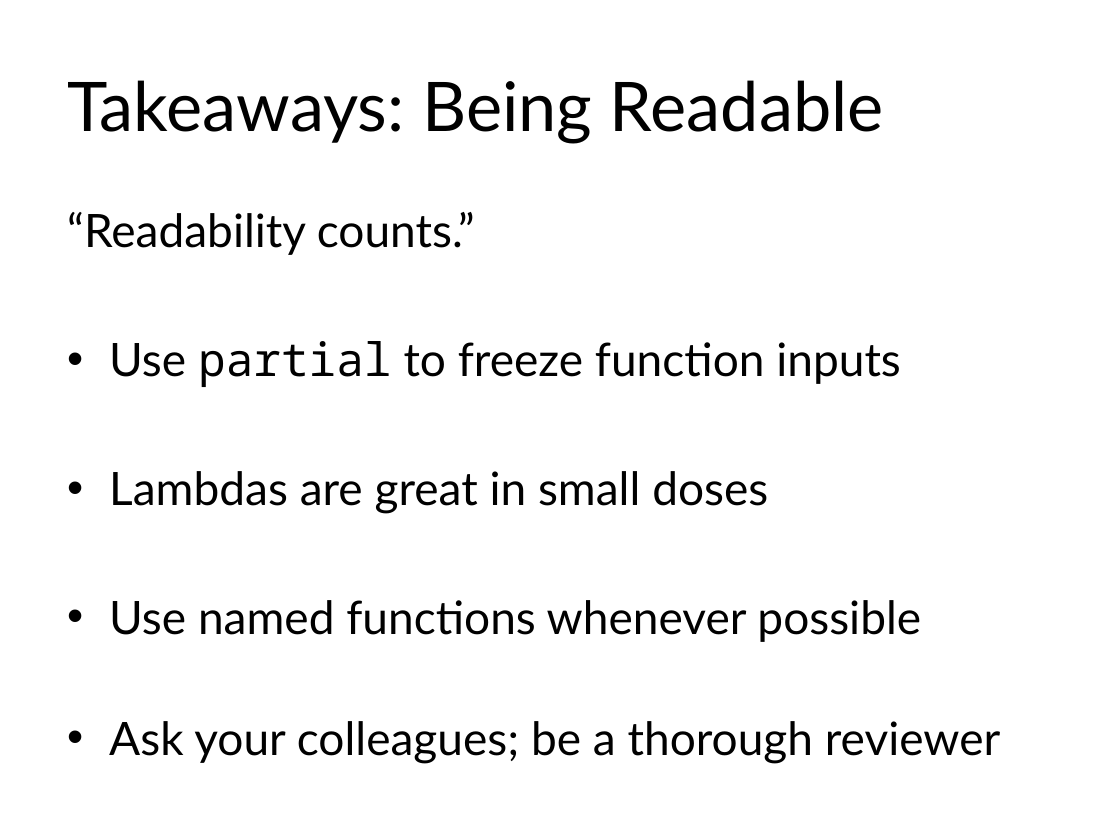
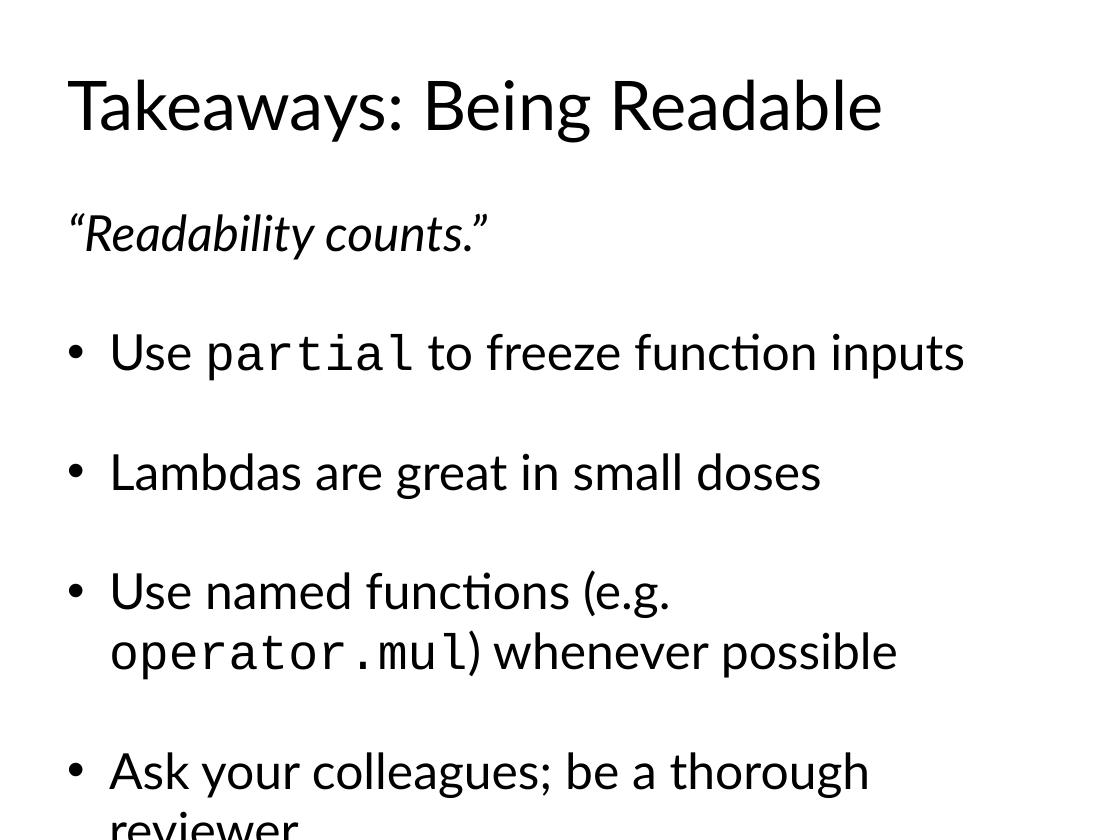
Before and after one commit to pcallier/standard_love, a slide deck: slide 8 of standard_lib.pptx. Drawn at 1120x840 pixels with LibreOffice and Linux fonts; fonts in the diff are those of the drawing. Boxes give left, top, right and bottom in pixels: in the first picture for what was removed or moved away, otherwise in the second. Text is boxed around its words. In the diff, an @@ line names an element or a change of style, - is before the commit and + after.

```diff
--- a/standard_lib.pptx
+++ b/standard_lib.pptx
@@ text at <box>67,213,965,798</box>: size 29.6 to 32 pt in "“Readability counts.”", "Use partial to freeze function inputs", "Lambdas are great in small doses", "Ask your colleagues; be a thorough reviewer"; italic on in "“Readability counts.”"; font Noto Sans Mono to Courier New in "partial"; less space between paragraphs; indent changed @@
@@ text at <box>109,570,898,680</box>: text changed; size 29.6 to 32 pt @@
-• Use named functions whenever possible
+• Use named functions (e.g. operator.mul) whenever possible
```
Also in this commit, not shown: 15 other slides changed, 1 slide added.
